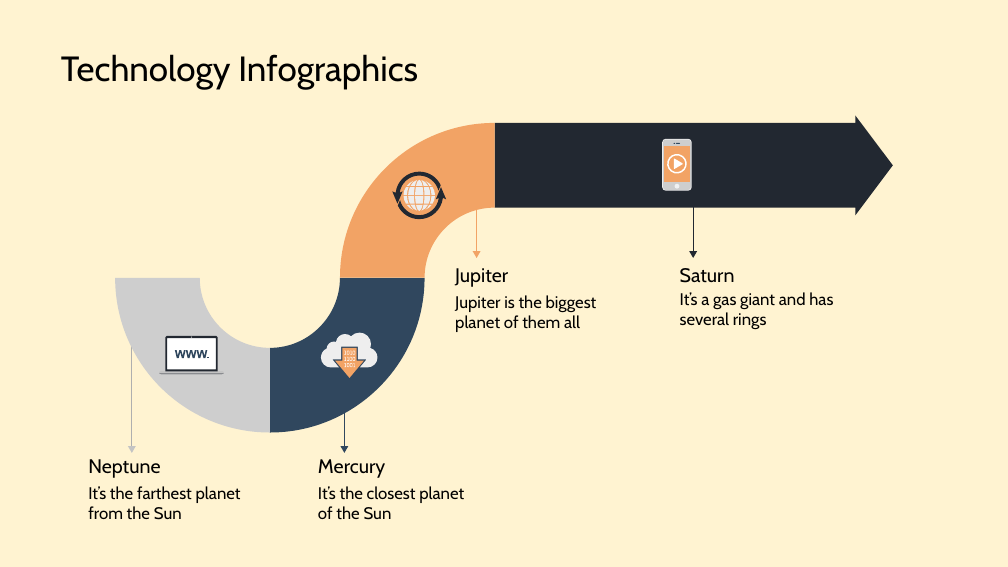
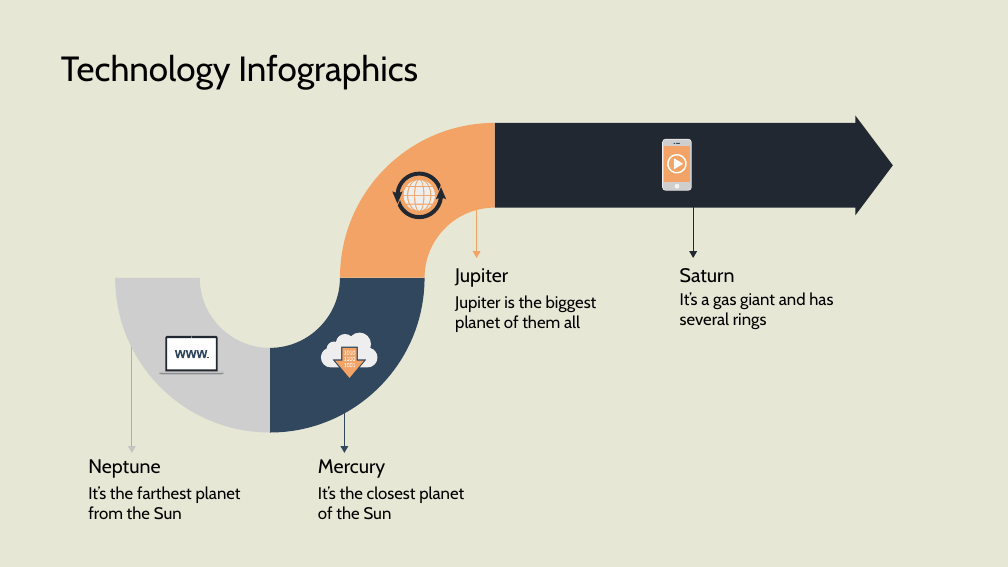
Before and after one commit to clothildederyckel/Portfolio, a slide deck: slide 28 of Projet.pptx. Drawn at 1008x567 pixels with LibreOffice and Linux fonts; fonts in the diff are those of the drawing. Boxes give left, top, right and bottom in pixels: in the first picture for what was removed or moved away, otherwise in the second. Text is boxed around its words. In the diff, an @@ line names an element or a change of style, - is before the commit and + after.

```diff
--- a/Projet.pptx
+++ b/Projet.pptx
@@ background #FFF3D1 to #E7E7D5 @@
```
Also in this commit, not shown: 17 other slides changed.
